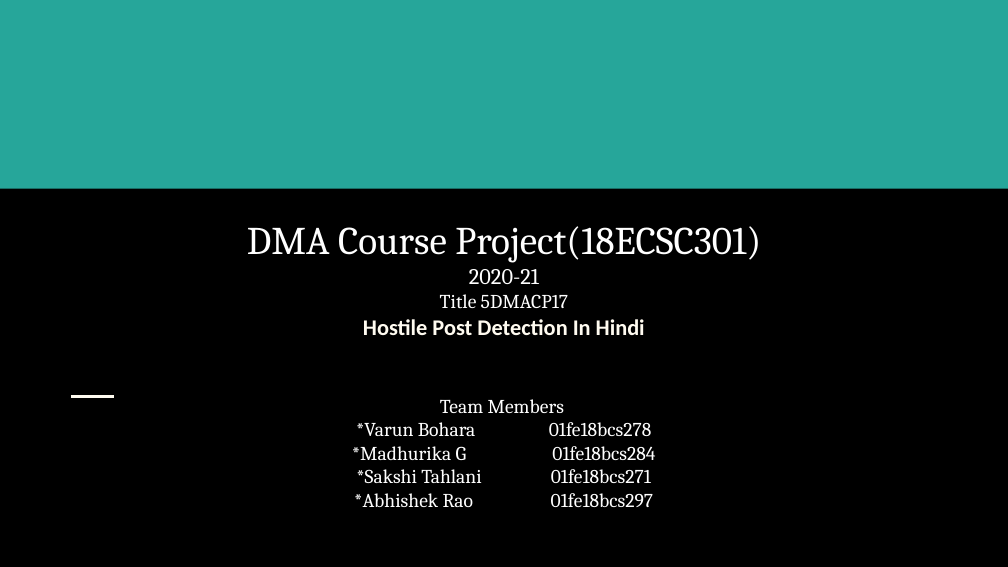
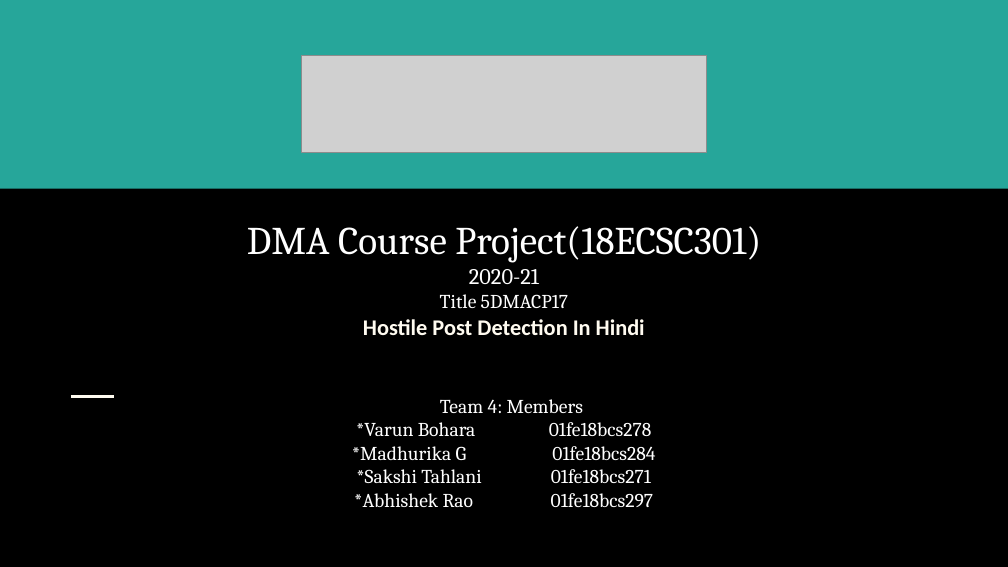
Before and after one commit to VarunBohara/Mini-Project-Documents, a slide deck: slide 1 of DMA Course Project.pptx. Drawn at 1008x567 pixels with LibreOffice and Linux fonts; fonts in the diff are those of the drawing; grey boxes stand for pictures. Boxes give left, top, right and bottom in pixels: in the first picture for what was removed or moved away, otherwise in the second. Text is boxed around its words. In the diff, an @@ line names an element or a change of style, - is before the commit and + after.

```diff
--- a/DMA Course Project.pptx
+++ b/DMA Course Project.pptx
@@ picture added at bbox=[301, 55, 707, 152] @@
@@ subtitle at bbox=[356, 399, 652, 436]: text changed @@
-Team Members
-*Varun Bohara 01fe18bcs278
+Team 4: Members
+*Varun Bohara 01fe18bcs278
```
Also in this commit, not shown: 1 other slide changed, 2 slides added.
